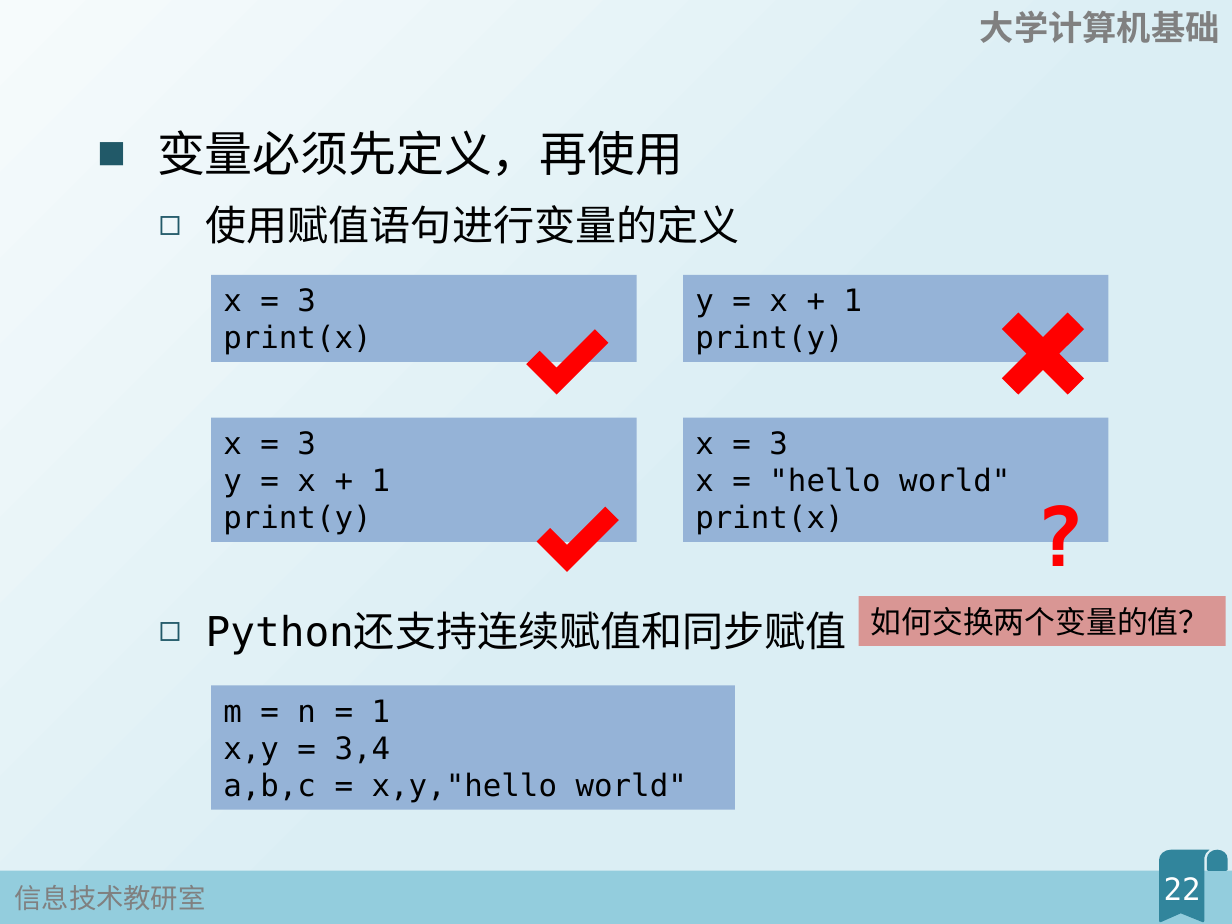
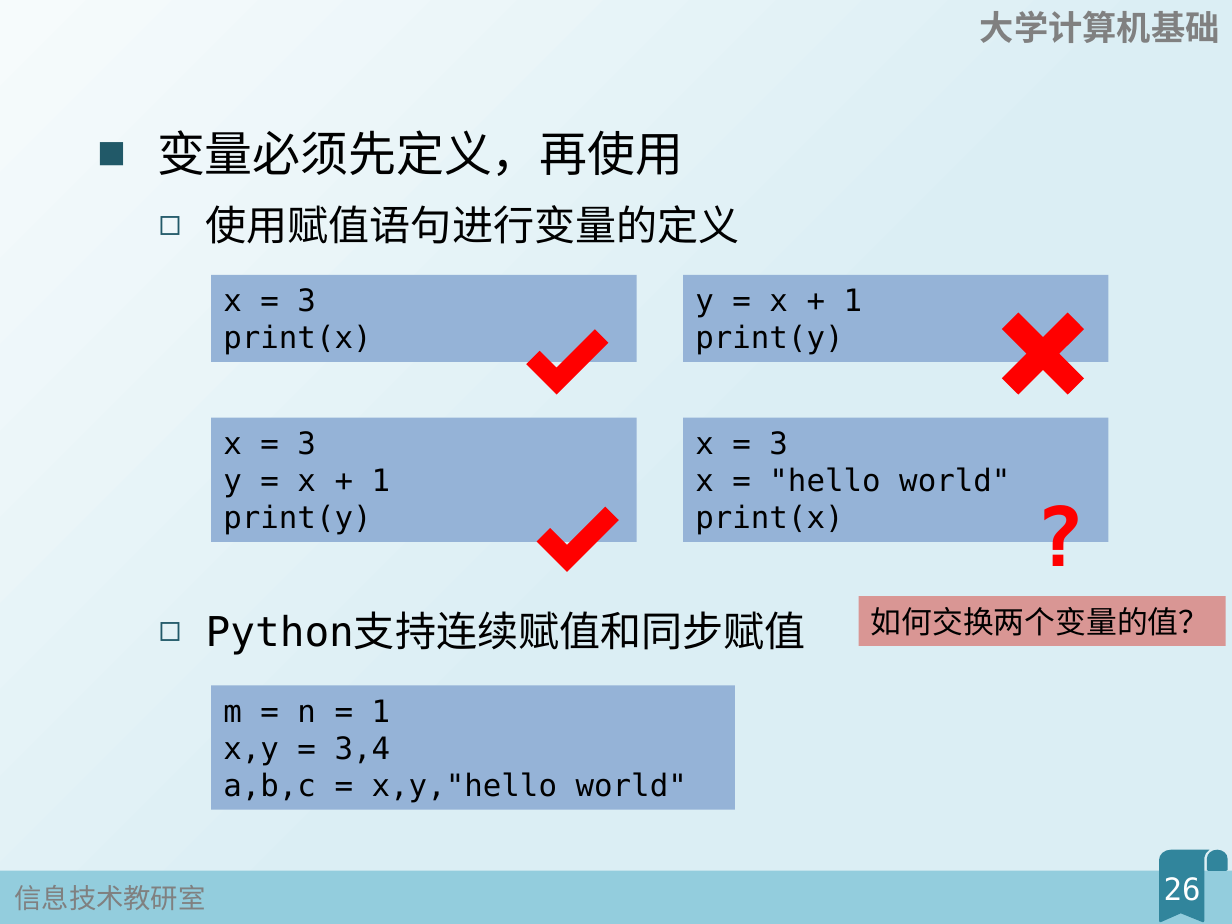
Before and after one commit to fjzfmxd/-, a slide deck: slide 26 of 1Python基本元素/幻灯片.pptx (slide 22 before the commit). Drawn at 1232x924 pixels with LibreOffice and Linux fonts; fonts in the diff are those of the drawing. Boxes give left, top, right and bottom in pixels: in the first picture for what was removed or moved away, otherwise in the second. Text is boxed around its words. In the diff, an @@ line names an element or a change of style, - is before the commit and + after.

```diff
--- a/1Python基本元素/幻灯片.pptx
+++ b/1Python基本元素/幻灯片.pptx
@@ text at [206,612,806,655]: text changed @@
-  ◻ Python还支持连续赋值和同步赋值
+  ◻ Python支持连续赋值和同步赋值
@@ page number at [1164,877,1201,901]: text changed @@
-22
+26
```
Also in this commit, not shown: 10 other slides changed, 7 slides added, 2 slides removed, 5 other files.
